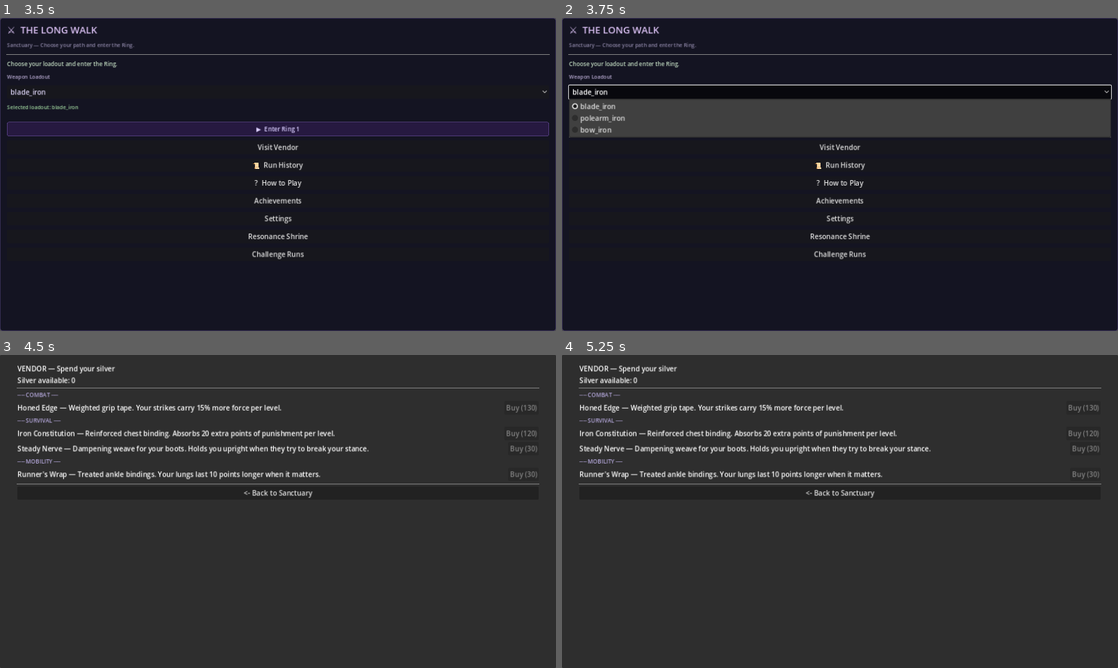
Above: before the commit, frames 1-4 (two rows, left to right).
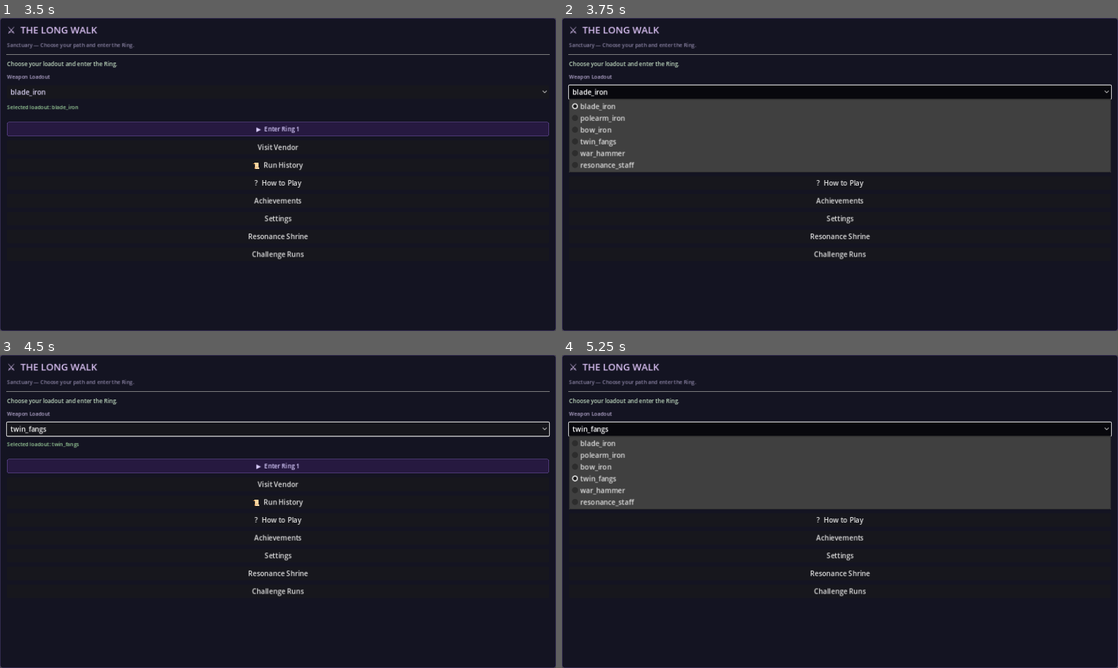
Above: after the commit, the same moments.

Repository: cbradshaw11/game-concept
Game: Godot game, scene res://scenes/main.tscn
Same seed, same stepped clock (60 frames per second), same inputs: the game is played once before the commit and once after it.
Inputs (mouse positions are in pixels of both pictures, inside the frame that each line leads up to):
- Up to frame 1 (3.5 s): click "Begin" at 0.5 s; click "▶ Enter Ring 1" at 1.25 s; click "▶ Enter Ring 1" at 2 s; click "Continue →" at 2.75 s
- Up to frame 2 (3.75 s): click "blade_iron" at 3.5 s
- Up to frame 3 (4.5 s): click "Visit Vendor" at 4.25 s
- Up to frame 4 (5.25 s): click (840, 430) at 5 s, where only the run after the commit has a clickable "twin_fangs"

Frame 1 is identical in both runs. In frame 2, 11% of the frame differs, in the area x 1-99%, y 38-50%; in frame 3, 62%, in the area x 0-100%, y 0-100%; in frame 4, 62%.

Commit message:
feat: M35 weapon variety expansion — 3 new weapons with guard_penetration mechanic
Add Twin Fangs (dual daggers, fast), War Hammer (heavy two-hander), and
Resonance Staff (magic-adjacent with 30% guard penetration). New guard_penetration
field on all weapons, combat math updated in combat_arena.gd. Shop items, narrative
flavor text, DataStore loader, and test suite included.

Co-Authored-By: Claude Opus 4.6 (1M context) <noreply@anthropic.com>

Diff:
--- a/game/autoload/data_store.gd
+++ b/game/autoload/data_store.gd
@@ -6,6 +6,7 @@
 var weapons: Dictionary = {}
 var encounter_templates: Dictionary = {}
 var vendor_upgrades: Dictionary = {}
+var shop_items: Dictionary = {}
 var modifiers: Dictionary = {}
 var permanent_unlocks: Dictionary = {}
 
@@ -18,6 +19,7 @@
 	weapons = _load_json("res://data/weapons.json")
 	encounter_templates = _load_json("res://data/encounter_templates.json")
 	vendor_upgrades = _load_json("res://data/vendor_upgrades.json")
+	shop_items = _load_json("res://data/shop_items.json")
 	modifiers = _load_json("res://data/modifiers.json")
 	permanent_unlocks = _load_json("res://data/permanent_unlocks.json")
 
@@ -54,6 +56,15 @@
 	for upg in get_vendor_upgrades():
 		if str(upg.get("id", "")) == upgrade_id:
 			return upg
+	return {}
+
+func get_shop_items() -> Array:
+	return shop_items.get("shop_items", [])
+
+func get_shop_item(item_id: String) -> Dictionary:
+	for item in get_shop_items():
+		if str(item.get("id", "")) == item_id:
+			return item
 	return {}
 
 func get_weapon(weapon_id: String) -> Dictionary:
--- a/game/data/narrative.json
+++ b/game/data/narrative.json
@@ -201,6 +201,12 @@
     }
   ],
 
+  "weapons": {
+    "twin_fangs": "Two quick cuts are better than one slow one.",
+    "war_hammer": "It doesnt need to be fast. It just needs to land.",
+    "resonance_staff": "Attuned to the worlds grain. The wall does not know it has been opened."
+  },
+
   "warden_intro": {
     "lines": [
       "...",
--- /dev/null
+++ b/game/data/shop_items.json
@@ -0,0 +1,25 @@
+{
+  "shop_items": [
+    {
+      "id": "twin_fangs",
+      "type": "weapon",
+      "name": "Twin Fangs",
+      "cost": 80,
+      "description": "Two quick cuts are better than one slow one."
+    },
+    {
+      "id": "war_hammer",
+      "type": "weapon",
+      "name": "War Hammer",
+      "cost": 90,
+      "description": "It doesnt need to be fast. It just needs to land."
+    },
+    {
+      "id": "resonance_staff",
+      "type": "weapon",
+      "name": "Resonance Staff",
+      "cost": 100,
+      "description": "Attuned to the worlds grain. The wall does not know it has been opened."
+    }
+  ]
+}
--- a/game/data/weapons.json
+++ b/game/data/weapons.json
@@ -9,6 +9,7 @@
       "light_stamina_cost": 12,
       "heavy_stamina_cost": 26,
       "guard_efficiency": 0.7,
+      "guard_penetration": 0.0,
       "poise_damage_light": 8,
       "poise_damage_heavy": 16,
       "unlock_cost": 0,
@@ -24,6 +25,7 @@
       "light_stamina_cost": 10,
       "heavy_stamina_cost": 24,
       "guard_efficiency": 0.5,
+      "guard_penetration": 0.0,
       "poise_damage_light": 12,
       "poise_damage_heavy": 22,
       "unlock_cost": 150,
@@ -40,12 +42,64 @@
       "light_stamina_cost": 14,
       "heavy_stamina_cost": 28,
       "guard_efficiency": 0.3,
+      "guard_penetration": 0.0,
       "poise_damage_light": 6,
       "poise_damage_heavy": 14,
       "unlock_cost": 200,
       "light_mechanic": "ranged_single",
       "heavy_mechanic": "charged_suppress",
       "heavy_suppress_ticks": 1
+    },
+    {
+      "id": "twin_fangs",
+      "family": "dagger",
+      "name": "Twin Fangs",
+      "light_damage": 8,
+      "heavy_damage": 14,
+      "light_stamina_cost": 8,
+      "heavy_stamina_cost": 18,
+      "guard_efficiency": 0.4,
+      "guard_penetration": 0.0,
+      "poise_damage_light": 8,
+      "poise_damage_heavy": 15,
+      "attack_cooldown": 0.6,
+      "unlock_cost": 80,
+      "light_mechanic": "single_target",
+      "heavy_mechanic": "single_target"
+    },
+    {
+      "id": "war_hammer",
+      "family": "hammer",
+      "name": "War Hammer",
+      "light_damage": 28,
+      "heavy_damage": 42,
+      "light_stamina_cost": 20,
+      "heavy_stamina_cost": 34,
+      "guard_efficiency": 0.8,
+      "guard_penetration": 0.0,
+      "poise_damage_light": 22,
+      "poise_damage_heavy": 40,
+      "attack_cooldown": 1.8,
+      "unlock_cost": 90,
+      "light_mechanic": "single_target",
+      "heavy_mechanic": "single_target"
+    },
+    {
+      "id": "resonance_staff",
+      "family": "staff",
+      "name": "Resonance Staff",
+      "light_damage": 15,
+      "heavy_damage": 22,
+      "light_stamina_cost": 14,
+      "heavy_stamina_cost": 26,
+      "guard_efficiency": 0.5,
+      "guard_penetration": 0.3,
+      "poise_damage_light": 10,
+      "poise_damage_heavy": 18,
+      "attack_cooldown": 1.1,
+      "unlock_cost": 100,
+      "light_mechanic": "single_target",
+      "heavy_mechanic": "single_target"
     }
   ],
   "global_combat": {
--- a/game/scenes/combat/combat_arena.gd
+++ b/game/scenes/combat/combat_arena.gd
@@ -244,11 +244,7 @@
 
 func _execute_weapon_attack() -> void:
 	# Get weapon data to determine attack mechanic
-	var weapon_id: String = ""
-	if "selected_weapon_id" in get_parent():
-		weapon_id = str(get_parent().get("selected_weapon_id"))
-	var ds := get_node_or_null("/root/DataStore")
-	var weapon_data: Dictionary = ds.get_weapon(weapon_id) if ds and weapon_id != "" else {}
+	var weapon_data := _get_current_weapon_data()
 	var mechanic := str(weapon_data.get("light_mechanic", "single_target"))
 
 	match mechanic:
@@ -267,11 +263,7 @@
 
 func execute_heavy_attack() -> void:
 	# Get weapon data to determine heavy mechanic
-	var weapon_id: String = ""
-	if "selected_weapon_id" in get_parent():
-		weapon_id = str(get_parent().get("selected_weapon_id"))
-	var ds := get_node_or_null("/root/DataStore")
-	var weapon_data: Dictionary = ds.get_weapon(weapon_id) if ds and weapon_id != "" else {}
+	var weapon_data := _get_current_weapon_data()
 	var mechanic := str(weapon_data.get("heavy_mechanic", "single_target"))
 
 	match mechanic:
@@ -491,12 +483,26 @@
 	return clampi(zone, 0, max(0, enemies.size() - 1))
 
 
+func _get_current_weapon_data() -> Dictionary:
+	var weapon_id: String = ""
+	if "selected_weapon_id" in get_parent():
+		weapon_id = str(get_parent().get("selected_weapon_id"))
+	var ds := get_node_or_null("/root/DataStore")
+	return ds.get_weapon(weapon_id) if ds and weapon_id != "" else {}
+
 func _apply_damage_to_front_enemy(damage: int, force_poise_break: bool = false) -> void:
 	for i in enemies.size():
 		var enemy := enemies[i]
 		if enemy.state != EnemyController.EnemyState.DEAD:
 			# guard_counter: if guarding, absorb hit and counter-attack
 			if enemy.guarding and enemy.on_hit_while_guarding():
+				# M35 — guard_penetration: weapon bypasses a fraction of guard absorption
+				var guard_pen := float(_get_current_weapon_data().get("guard_penetration", 0.0))
+				if guard_pen > 0.0:
+					var pen_dmg := int(round(float(damage) * guard_pen))
+					if pen_dmg > 0:
+						enemy.apply_damage(pen_dmg, false)
+						if _gs(): _gs().record_damage_dealt(pen_dmg)
 				var counter_dmg := enemy.damage
 				if player.guarding:
 					counter_dmg = max(1, counter_dmg / 2)
--- /dev/null
+++ b/game/scripts/tests/m35/test_weapons_m35.gd
@@ -0,0 +1,213 @@
+## M35 Test: Verify new weapons (Twin Fangs, War Hammer, Resonance Staff)
+extends SceneTree
+
+func _load_json(path: String) -> Variant:
+	if not FileAccess.file_exists(path):
+		return null
+	var raw := FileAccess.get_file_as_string(path)
+	return JSON.parse_string(raw)
+
+func _initialize() -> void:
+	var checks_passed := 0
+	var checks_failed := 0
+
+	# ── Load weapons.json ────────────────────────────────────────────────────
+	var weapons_data: Variant = _load_json("res://data/weapons.json")
+	if weapons_data == null or typeof(weapons_data) != TYPE_DICTIONARY:
+		printerr("FAIL: weapons.json missing or invalid")
+		quit(1)
+		return
+
+	var weapons: Array = weapons_data.get("weapons", [])
+	var by_id: Dictionary = {}
+	for w in weapons:
+		by_id[str(w.get("id", ""))] = w
+
+	# ── Twin Fangs ───────────────────────────────────────────────────────────
+	if not by_id.has("twin_fangs"):
+		printerr("FAIL: twin_fangs not found in weapons.json")
+		checks_failed += 1
+	else:
+		var tf: Dictionary = by_id["twin_fangs"]
+		print("PASS: twin_fangs exists in weapons.json")
+		checks_passed += 1
+
+		if str(tf.get("family", "")) == "dagger":
+			print("PASS: twin_fangs family = 'dagger'")
+			checks_passed += 1
+		else:
+			printerr("FAIL: twin_fangs family should be 'dagger', got '%s'" % tf.get("family", ""))
+			checks_failed += 1
+
+		if int(tf.get("light_damage", 0)) == 8:
+			print("PASS: twin_fangs light_damage = 8")
+			checks_passed += 1
+		else:
+			printerr("FAIL: twin_fangs light_damage should be 8, got %d" % int(tf.get("light_damage", 0)))
+			checks_failed += 1
+
+		if int(tf.get("poise_damage_heavy", 0)) == 15:
+			print("PASS: twin_fangs poise_damage_heavy = 15")
+			checks_passed += 1
+		else:
+			printerr("FAIL: twin_fangs poise_damage_heavy should be 15, got %d" % int(tf.get("poise_damage_heavy", 0)))
+			checks_failed += 1
+
+		var cooldown := float(tf.get("attack_cooldown", 0.0))
+		if is_equal_approx(cooldown, 0.6):
+			print("PASS: twin_fangs attack_cooldown = 0.6")
+			checks_passed += 1
+		else:
+			printerr("FAIL: twin_fangs attack_cooldown should be 0.6, got %.2f" % cooldown)
+			checks_failed += 1
+
+		var gp := float(tf.get("guard_penetration", -1.0))
+		if is_equal_approx(gp, 0.0):
+			print("PASS: twin_fangs guard_penetration = 0.0")
+			checks_passed += 1
+		else:
+			printerr("FAIL: twin_fangs guard_penetration should be 0.0, got %.2f" % gp)
+			checks_failed += 1
+
+	# ── War Hammer ───────────────────────────────────────────────────────────
+	if not by_id.has("war_hammer"):
+		printerr("FAIL: war_hammer not found in weapons.json")
+		checks_failed += 1
+	else:
+		var wh: Dictionary = by_id["war_hammer"]
+		print("PASS: war_hammer exists in weapons.json")
+		checks_passed += 1
+
+		if str(wh.get("family", "")) == "hammer":
+			print("PASS: war_hammer family = 'hammer'")
+			checks_passed += 1
+		else:
+			printerr("FAIL: war_hammer family should be 'hammer', got '%s'" % wh.get("family", ""))
+			checks_failed += 1
+
+		if int(wh.get("light_damage", 0)) == 28:
+			print("PASS: war_hammer light_damage = 28")
+			checks_passed += 1
+		else:
+			printerr("FAIL: war_hammer light_damage should be 28, got %d" % int(wh.get("light_damage", 0)))
+			checks_failed += 1
+
+		if int(wh.get("poise_damage_heavy", 0)) == 40:
+			print("PASS: war_hammer poise_damage_heavy = 40")
+			checks_passed += 1
+		else:
+			printerr("FAIL: war_hammer poise_damage_heavy should be 40, got %d" % int(wh.get("poise_damage_heavy", 0)))
+			checks_failed += 1
+
+		var cooldown := float(wh.get("attack_cooldown", 0.0))
+		if is_equal_approx(cooldown, 1.8):
+			print("PASS: war_hammer attack_cooldown = 1.8")
+			checks_passed += 1
+		else:
+			printerr("FAIL: war_hammer attack_cooldown should be 1.8, got %.2f" % cooldown)
+			checks_failed += 1
+
+	# ── Resonance Staff ──────────────────────────────────────────────────────
+	if not by_id.has("resonance_staff"):
+		printerr("FAIL: resonance_staff not found in weapons.json")
+		checks_failed += 1
+	else:
+		var rs: Dictionary = by_id["resonance_staff"]
+		print("PASS: resonance_staff exists in weapons.json")
+		checks_passed += 1
+
+		if str(rs.get("family", "")) == "staff":
+			print("PASS: resonance_staff family = 'staff'")
+			checks_passed += 1
+		else:
+			printerr("FAIL: resonance_staff family should be 'staff', got '%s'" % rs.get("family", ""))
+			checks_failed += 1
+
+		if int(rs.get("light_damage", 0)) == 15:
+			print("PASS: resonance_staff light_damage = 15")
+			checks_passed += 1
+		else:
+			printerr("FAIL: resonance_staff light_damage should be 15, got %d" % int(rs.get("light_damage", 0)))
+			checks_failed += 1
+
+		var cooldown := float(rs.get("attack_cooldown", 0.0))
+		if is_equal_approx(cooldown, 1.1):
+			print("PASS: resonance_staff attack_cooldown = 1.1")
+			checks_passed += 1
+		else:
+			printerr("FAIL: resonance_staff attack_cooldown should be 1.1, got %.2f" % cooldown)
+			checks_failed += 1
+
+		var gp := float(rs.get("guard_penetration", 0.0))
+		if is_equal_approx(gp, 0.3):
+			print("PASS: resonance_staff guard_penetration = 0.3")
+			checks_passed += 1
+		else:
+			printerr("FAIL: resonance_staff guard_penetration should be 0.3, got %.2f" % gp)
+			checks_failed += 1
+
+	# ── All weapons have guard_penetration field ─────────────────────────────
+	var all_have_gp := true
+	for w in weapons:
+		if not w.has("guard_penetration"):
+			all_have_gp = false
+			printerr("FAIL: weapon '%s' missing guard_penetration field" % w.get("id", "?"))
+			checks_failed += 1
+	if all_have_gp:
+		print("PASS: all weapons have guard_penetration field")
+		checks_passed += 1
+
+	# ── Shop items ───────────────────────────────────────────────────────────
+	var shop_data: Variant = _load_json("res://data/shop_items.json")
+	if shop_data == null or typeof(shop_data) != TYPE_DICTIONARY:
+		printerr("FAIL: shop_items.json missing or invalid")
+		checks_failed += 1
+	else:
+		var items: Array = shop_data.get("shop_items", [])
+		var shop_by_id: Dictionary = {}
+		for item in items:
+			shop_by_id[str(item.get("id", ""))] = item
+
+		# Twin Fangs: 80 silver
+		if shop_by_id.has("twin_fangs") and int(shop_by_id["twin_fangs"].get("cost", 0)) == 80:
+			print("PASS: twin_fangs in shop_items at 80 silver")
+			checks_passed += 1
+		else:
+			printerr("FAIL: twin_fangs should be in shop_items.json at cost 80")
+			checks_failed += 1
+
+		# War Hammer: 90 silver
+		if shop_by_id.has("war_hammer") and int(shop_by_id["war_hammer"].get("cost", 0)) == 90:
+			print("PASS: war_hammer in shop_items at 90 silver")
+			checks_passed += 1
+		else:
+			printerr("FAIL: war_hammer should be in shop_items.json at cost 90")
+			checks_failed += 1
+
+		# Resonance Staff: 100 silver
+		if shop_by_id.has("resonance_staff") and int(shop_by_id["resonance_staff"].get("cost", 0)) == 100:
+			print("PASS: resonance_staff in shop_items at 100 silver")
+			checks_passed += 1
+		else:
+			printerr("FAIL: resonance_staff should be in shop_items.json at cost 100")
+			checks_failed += 1
+
+	# ── Narrative flavor text ────────────────────────────────────────────────
+	var narrative_data: Variant = _load_json("res://data/narrative.json")
+	if narrative_data == null or typeof(narrative_data) != TYPE_DICTIONARY:
+		printerr("FAIL: narrative.json missing or invalid")
+		checks_failed += 1
+	else:
+		var weapon_flavor: Dictionary = narrative_data.get("weapons", {})
+		for wid in ["twin_fangs", "war_hammer", "resonance_staff"]:
+			if weapon_flavor.has(wid) and str(weapon_flavor[wid]) != "":
+				print("PASS: narrative.json has flavor text for %s" % wid)
+				checks_passed += 1
+			else:
+				printerr("FAIL: narrative.json missing flavor text for %s" % wid)
+				checks_failed += 1
+
+	# ── Summary ──────────────────────────────────────────────────────────────
+	print("")
+	print("M35 weapon tests: %d passed, %d failed" % [checks_passed, checks_failed])
+	quit(1 if checks_failed > 0 else 0)
Not shown, changed: CLAUDE.md
Not shown, added: tasks/milestones/M35-weapon-variety.md
